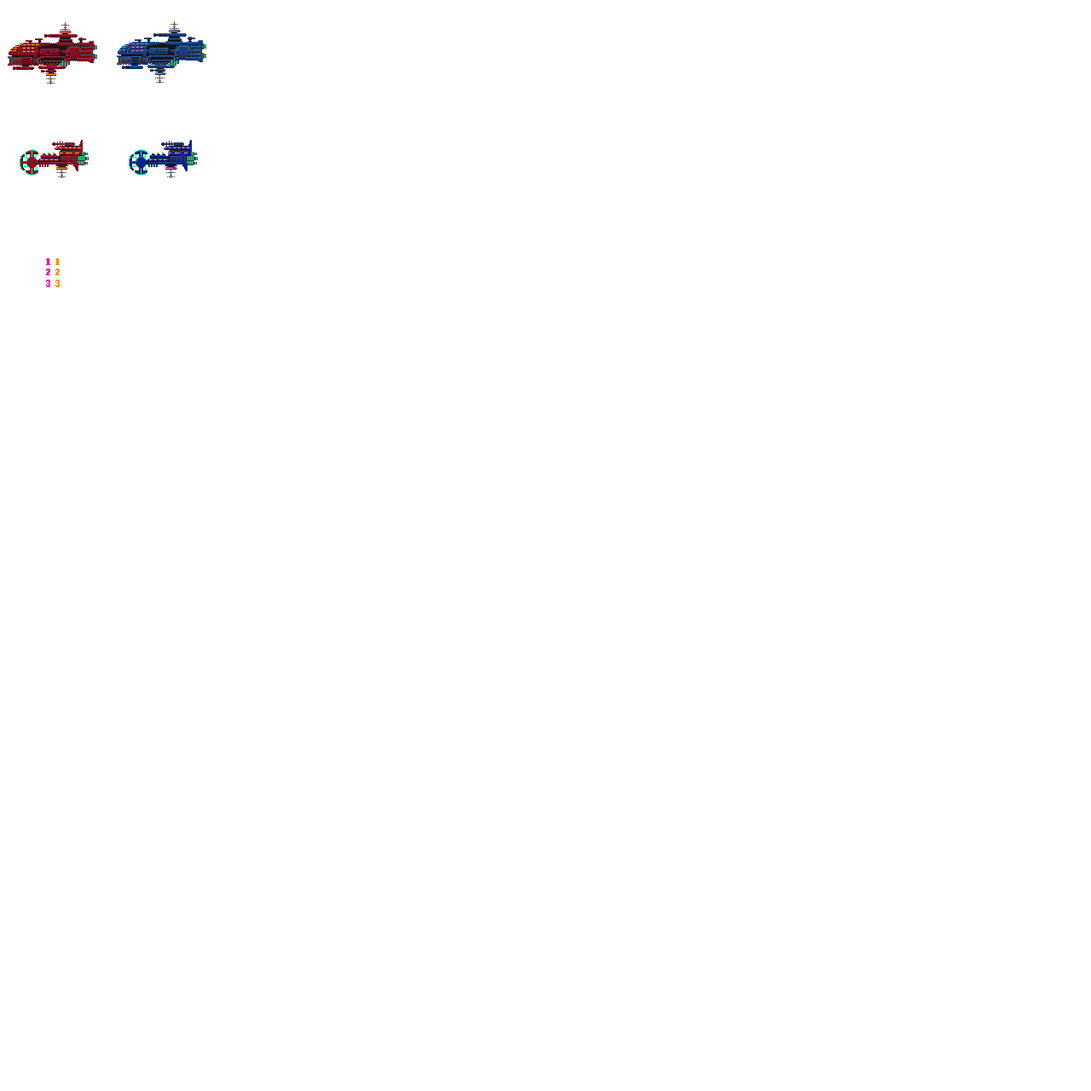
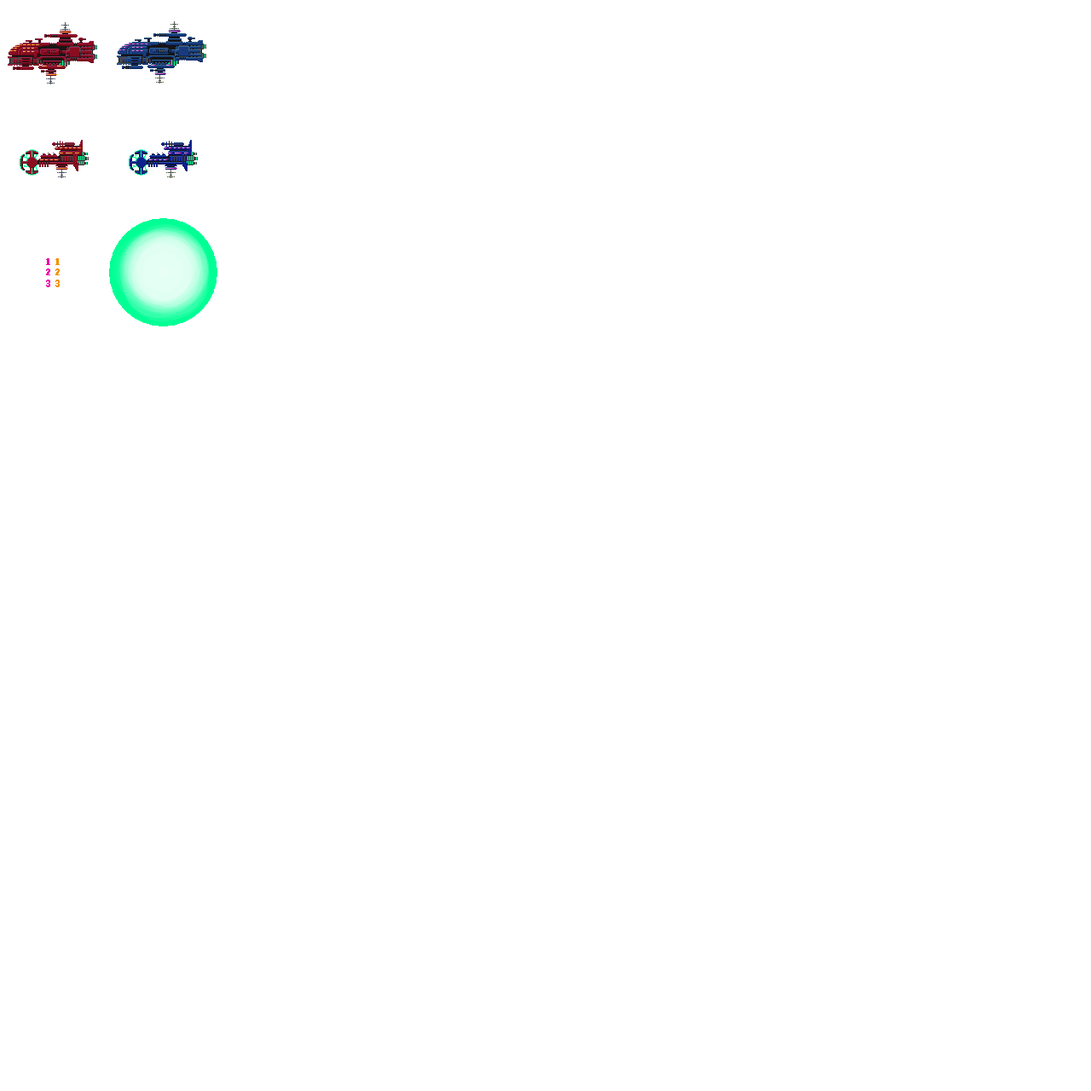
Layer changes from the first (1091, 1091) image to the second:
added layer "Layer 4" above "Layer 3" over [109, 218, 218, 327]
